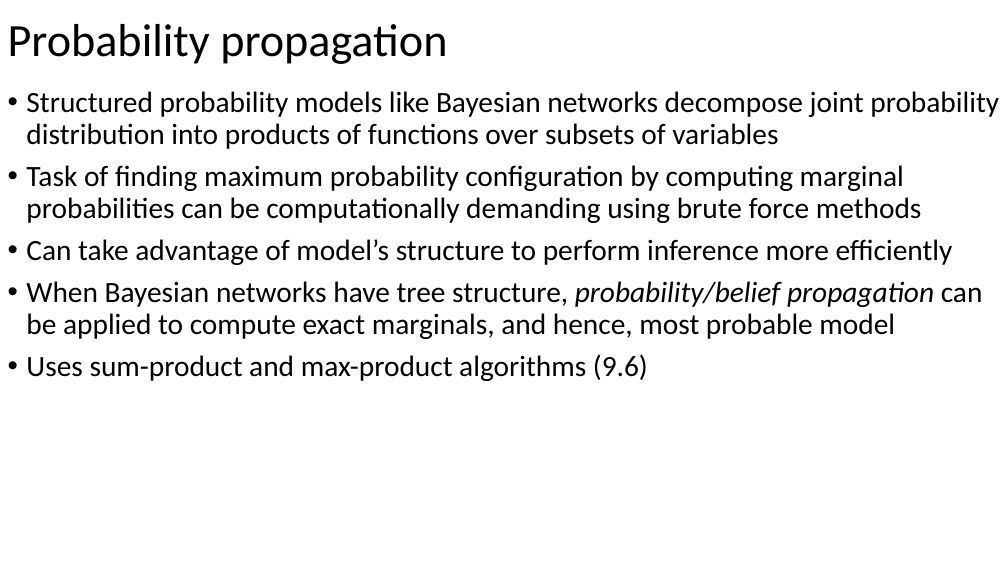
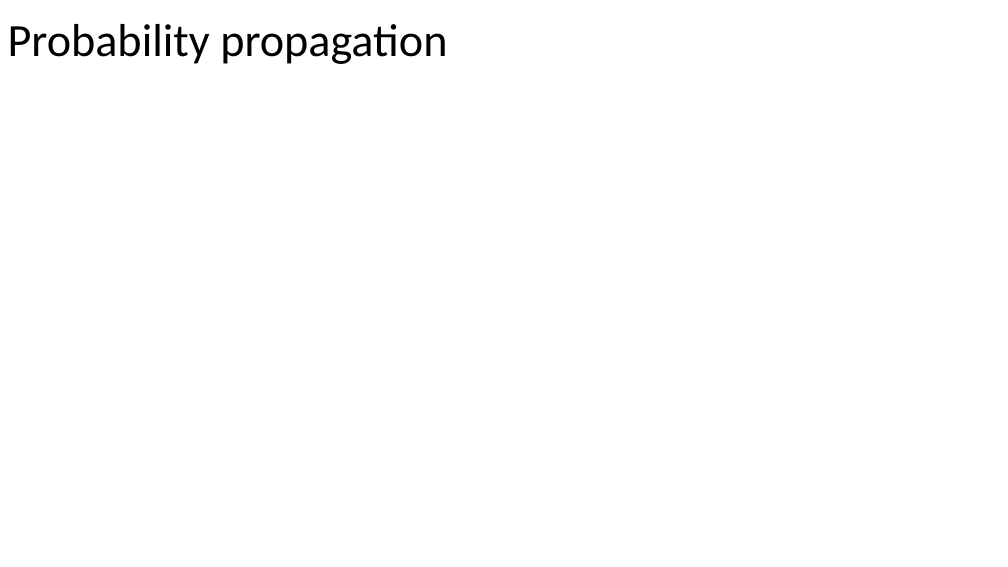
Before and after one commit to russellu/cs405, a slide deck: slide 5 of Lecture_31.pptx. Drawn at 1008x567 pixels with LibreOffice and Linux fonts; fonts in the diff are those of the drawing; background and template pictures are left out. Boxes give left, top, right and bottom in pixels: in the first picture for what was removed or moved away, otherwise in the second. Text is boxed around its words. In the diff, an @@ line names an element or a change of style, - is before the commit and + after.

```diff
--- a/Lecture_31.pptx
+++ b/Lecture_31.pptx
@@ text removed at box(26, 91, 999, 381) @@
-• Structured probability models like Bayesian networks decompose joint probability distribution into products of functions over subsets of variables
-• Task of finding maximum probability configuration by computing marginal probabilities can be computationally demanding using brute force methods
-• Can take advantage of model’s structure to perform inference more efficiently
-• When Bayesian networks have tree structure, probability/belief propagation can be applied to compute exact marginals, and hence, most probable model
-• Uses sum-product and max-product algorithms (9.6)
```
Also in this commit, not shown: 7 other slides changed, 1 slide removed, 1 other file.
